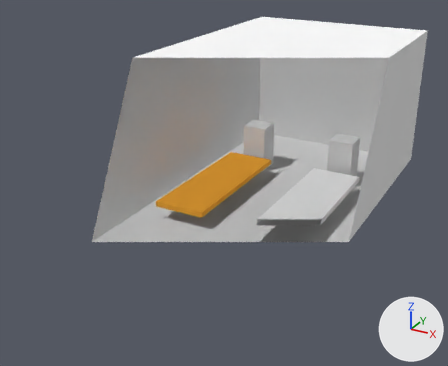
A saved change to the Blender file resources/models/blender/scratches.blend.
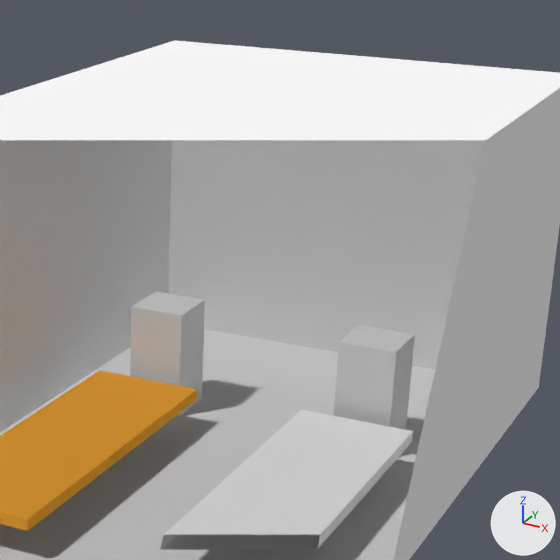
Each version appears first whole from a 50 mm lens placed at (4.73, -10.17, 5.4), pointed at (-0.48, -0.69, 0.65), and next in a close-up on the part from 42% to 94% of the width and 0% to 63% of the height. The axes (+X, +Y, +Z) are drawn at lower right. The lights are the same throughout. Everything nearer to the camera than a plane just in front of the edit is cut away.

Objects in the first close-up: 'Cube0', 'Cube1', 'Test0', 'Test1', 'Walls'.
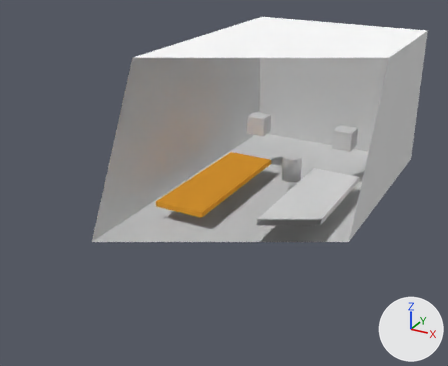
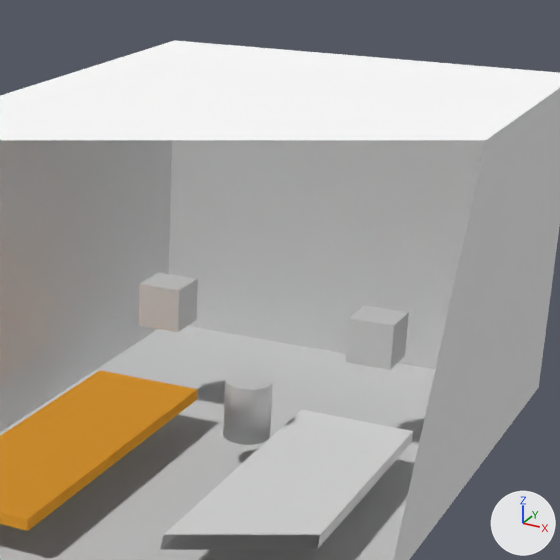
Scene script edits in JSON lines:
```json
{"op": "add", "block": "mat_cylinder", "code": ["mat_cylinder = diffuse_material('Cylinder')", "mat_cylinder.base_color = (0.8, 0.8, 0.8)  # white #e7e7e7"]}
{"op": "add", "block": "me_cylinder", "code": ["me_cylinder = bpy.data.meshes.new('Cylinder')", "me_cylinder.from_pydata(...)  # 97 vertices, 65 faces; spans x -0.2..0.2, y -0.2..0.2, z -1.0..1.0", "me_cylinder.materials.append(mat_cylinder)  # white #e7e7e7"]}
{"op": "set", "path": "ob_cube1.location", "old": "(1.0, 1.9, 0.49)", "new": "(1.0, 1.9, 1.0)"}
{"op": "set", "path": "ob_cube1.scale", "old": "(0.255, 0.255, 0.5)", "new": "(0.2, 0.2, 0.2)"}
{"op": "set", "path": "ob_cube0.location", "old": "(-1.0, 1.9, 0.49)", "new": "(-1.0, 1.9, 1.0)"}
{"op": "set", "path": "ob_cube0.scale", "old": "(0.255, 0.255, 0.5)", "new": "(0.2, 0.2, 0.2)"}
{"op": "add", "block": "ob_cylinder", "code": ["ob_cylinder = bpy.data.objects.new('Cylinder', me_cylinder)", "ob_cylinder.location = (0.2, 1.0, 0.5)", "ob_cylinder.scale = (1.0, 1.0, 0.25)"]}
```

What differs and where, as boxes (x1, y1, x2, y2) in the close-ups (560 x 560 px):
```json
{"object": "Cube1", "change": "moved, rescaled", "before": [334, 325, 415, 430], "after": [346, 305, 409, 370]}
{"object": "Cube0", "change": "moved, rescaled", "before": [130, 292, 205, 417], "after": [139, 273, 198, 332], "on screen": "21% narrower, 52% shorter"}
{"object": "Cylinder", "change": "added", "after": [223, 373, 273, 445]}
```
